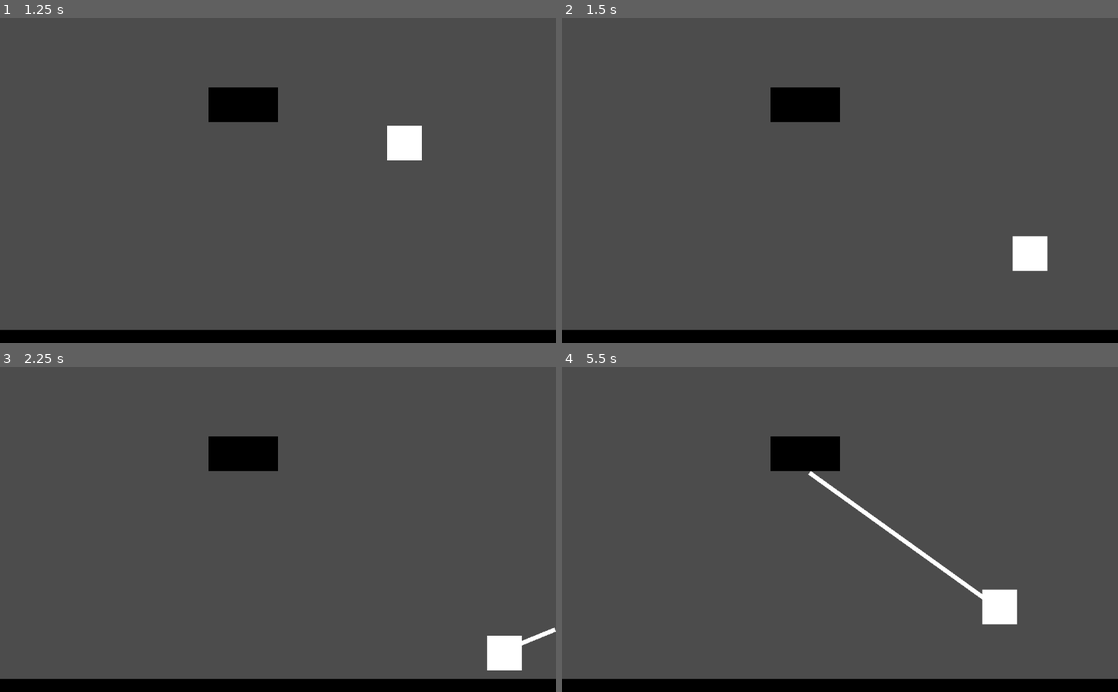
Above: before the commit, frames 1-4 (two rows, left to right).
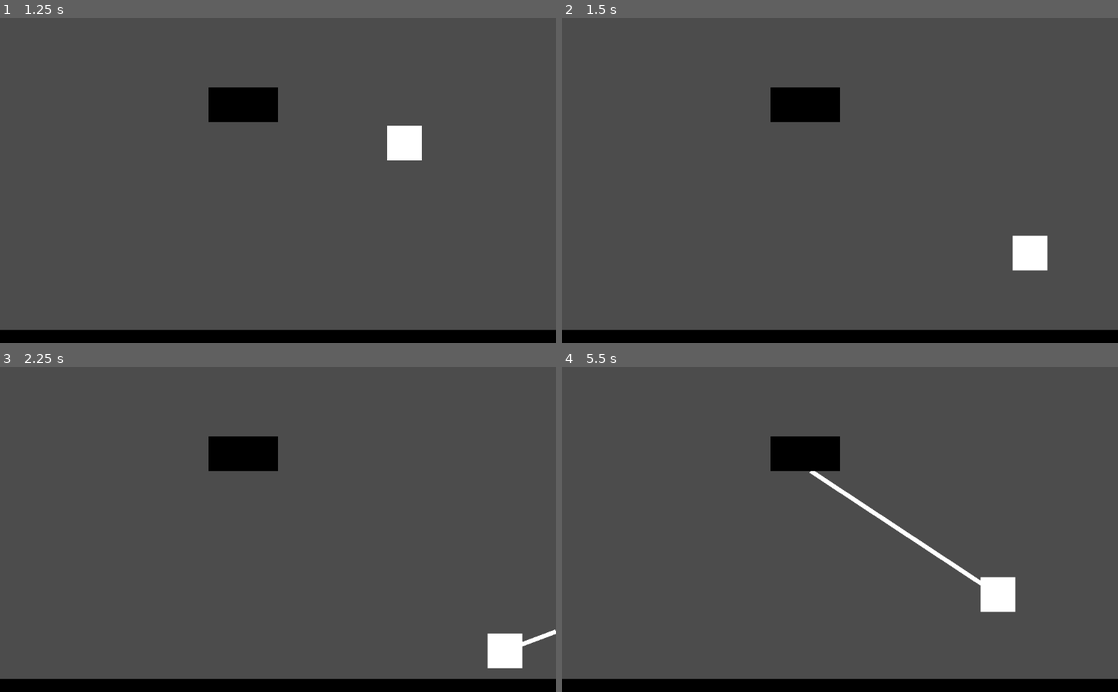
Above: after the commit, the same moments.

Repository: cjsweeten101/dws
Game: Godot game, scene res://Levels/TestingLevel.tscn
The game is run twice, just before and just after one commit, with the same random seed, the same clock (stepped at 60 frames per second) and the same inputs. The project has no main scene, so this scene is started directly.
Inputs:
- Up to frame 1 (1.25 s): tap Enter (action) at 0.5 s; hold D (right) from 0.53 s (still down); hold Enter (action) from 0.53 s (still down)
- Up to frame 2 (1.5 s): keep holding D (right); release Enter (action) at 1.28 s; tap Enter (action) at 1.35 s
- Up to frame 3 (2.25 s): release D (right) at 2.03 s; hold A (left) from 2.03 s (still down); hold Enter (action) from 2.03 s (still down)
- Up to frame 4 (5.5 s): release A (left) at 2.78 s; release Enter (action) at 2.78 s; hold D (right) 2.78-4.28 s; tap Enter (action) at 2.85, 4.35 s; hold Enter (action) 3.53-4.28 s; hold A (left) 4.28-5.03 s; hold D (right) from 5.03 s (still down); hold Enter (action) from 5.03 s (still down)

Frame 1 is identical in both runs. In frame 2, less than 0.1% of the frame differs, in the area x 81-88%, y 66-78%; in frame 3, 0.2%; in frame 4, 1.6%, in the area x 44-82%, y 31-80%.

Commit message:
grapple breaks

Diff:
--- a/Player/Player.gd
+++ b/Player/Player.gd
@@ -15,6 +15,7 @@
 	set_direction()
 	if grappled:
 		reel_in()
+		check_for_break()
 
 func move():
 	if Input.is_action_pressed("right"):
@@ -41,14 +42,17 @@
 	current_speed = move_and_slide(current_speed, UP)
 
 func set_direction():
-	if direction == 1:
-		$GrappleCast.rotation_degrees = 210
-	if direction == -1:
-		$GrappleCast.rotation_degrees = 150
+	if grappled:
+		$GrappleCast.rotation_degrees = (grapple_point - global_position).normalized().angle()*180/PI - 90
+	else:
+		if direction == 1:
+			$GrappleCast.rotation_degrees = 210
+		if direction == -1:
+			$GrappleCast.rotation_degrees = 150
 
 func reel_in():
 	var grapple_vector = (grapple_point - global_position)
-	current_speed += grapple_vector.normalized()*50
+	current_speed += grapple_vector.normalized()*55
 	draw_grapple_hook(grapple_vector)
 
 func draw_grapple_hook(vect):
@@ -56,3 +60,9 @@
 	var direction = vect.normalized()
 	$GrappleSprite.rotation_degrees = direction.angle() * 180/PI - 90
 	$GrappleSprite.scale.y = size/($GrappleSprite.texture.get_height())
+
+func check_for_break():
+	if $GrappleCast.is_colliding():
+		if $GrappleCast.get_collision_point().round() != grapple_point.round():
+			grappled = false
+			$GrappleSprite.visible = false
--- a/Player/Player.tscn
+++ b/Player/Player.tscn
@@ -38,8 +38,8 @@
 
 [node name="GrappleSprite" type="Sprite" parent="." index="3"]
 
-visible = false
 z_index = -1
 texture = ExtResource( 3 )
 centered = false
-_sections_unfolded = [ "Transform", "Visibility", "Z Index" ]
+offset = Vector2( -4, 0 )
+_sections_unfolded = [ "Offset", "Transform", "Visibility", "Z Index" ]
